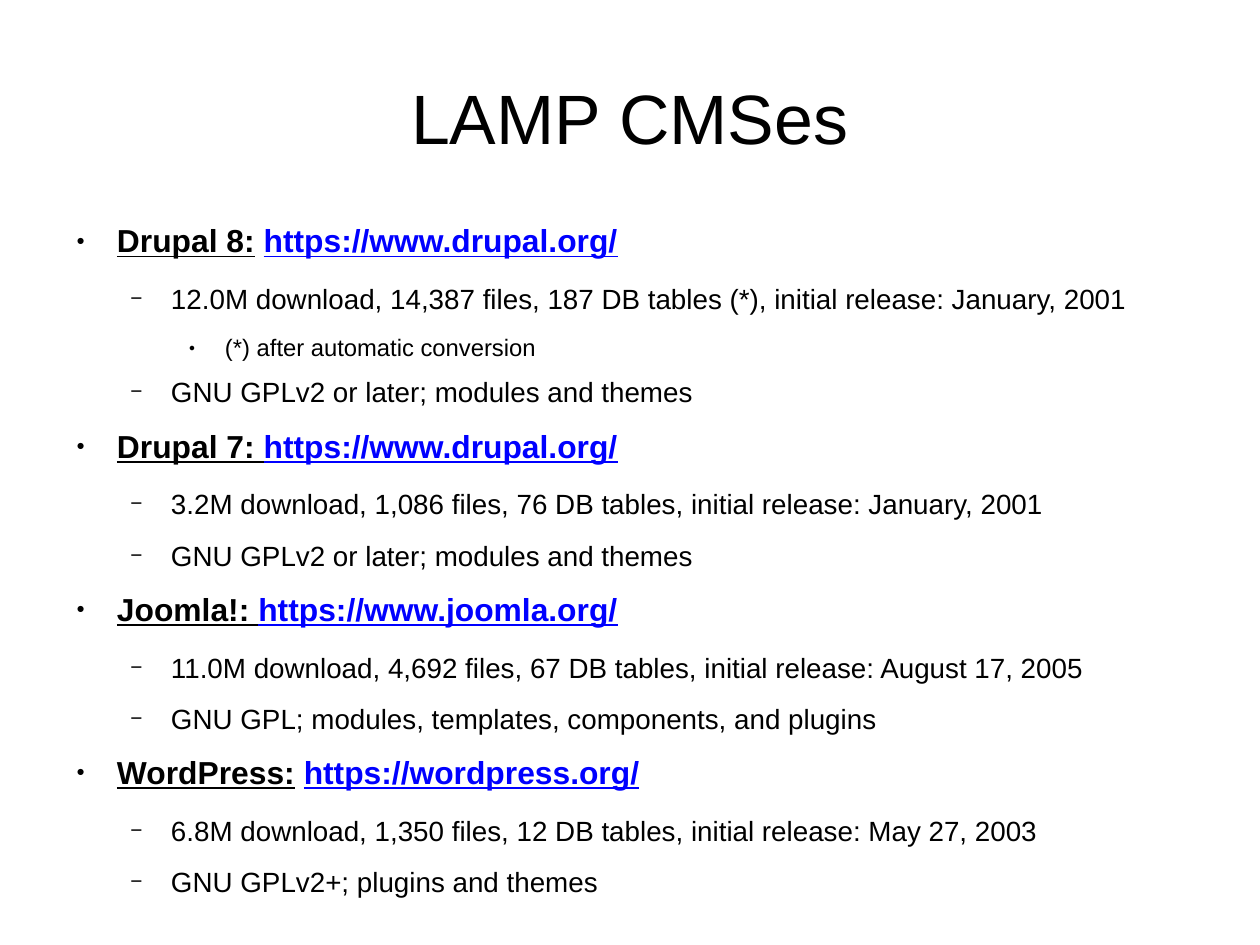
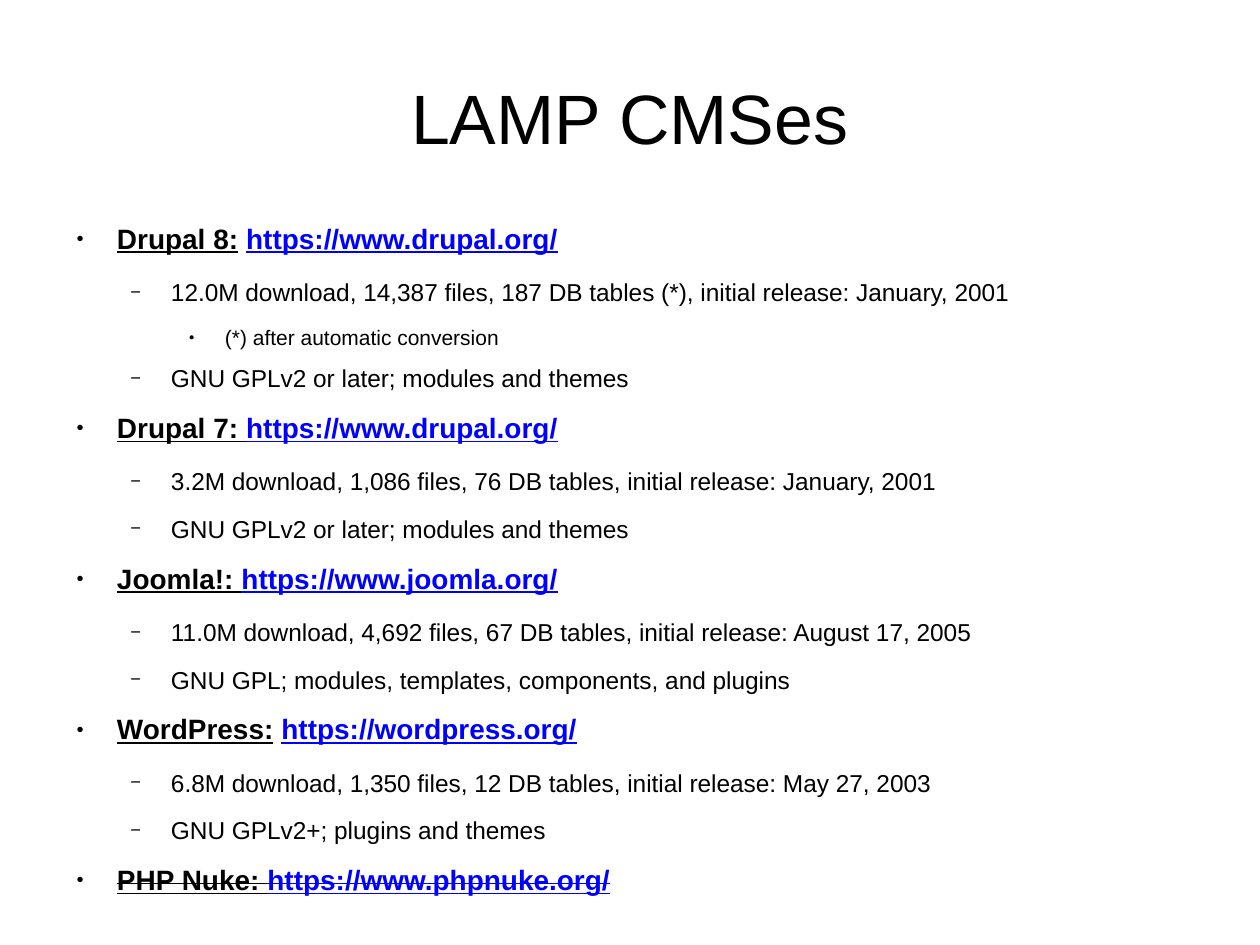
Before and after one commit to tomwhartung/jmws_accoutrements, a slide deck: slide 13 of presentations/2016_07-Drupal/9-slides.odp. Drawn at 1260x945 pixels with LibreOffice and Linux fonts; fonts in the diff are those of the drawing. Boxes give left, top, right and bottom in pixels: in the first picture for what was removed or moved away, otherwise in the second. Text is boxed around its words. In the diff, an @@ line names an element or a change of style, - is before the commit and + after.

```diff
--- a/presentations/2016_07-Drupal/9-slides.odp
+++ b/presentations/2016_07-Drupal/9-slides.odp
@@ text at bbox=[117, 228, 1009, 844]: size 20 to 17.6 pt in "Drupal 8: https://www.drupal.org/", "Drupal 7: https://www.drupal.org/", "Joomla!: https://www.joomla.org/", "WordPress: https://wordpress.org/"; size 17.5 to 15.4 pt in "12.0M download, 14,387 files, 187 DB tables ...", "GNU GPLv2 or later; modules and themes", "3.2M download, 1,086 files, 76 DB tables, ...", "GNU GPLv2 or later; modules and themes" and 4 more places; size 15 to 13.2 pt in "(*) after automatic conversion" @@
@@ text at bbox=[117, 869, 609, 895]: paragraph added @@
+● PHP Nuke: https://www.phpnuke.org/
```
Also in this commit, not shown: 5 other slides changed, 4 slides added, 1 slide removed.
